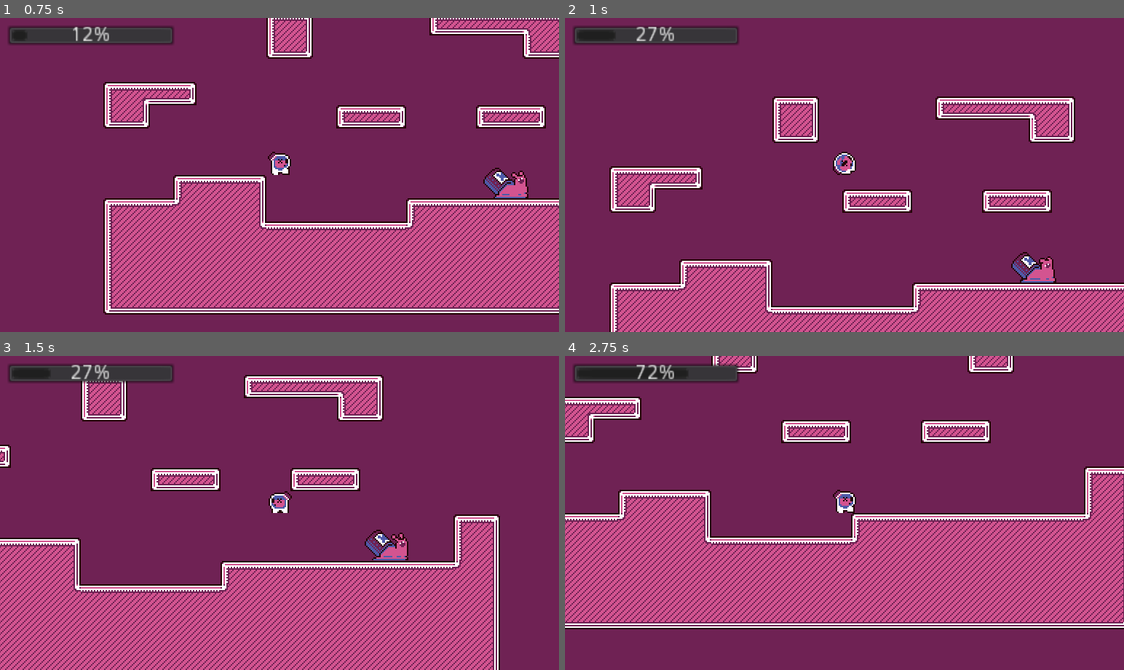
Above: before the commit, frames 1-4 (two rows, left to right).
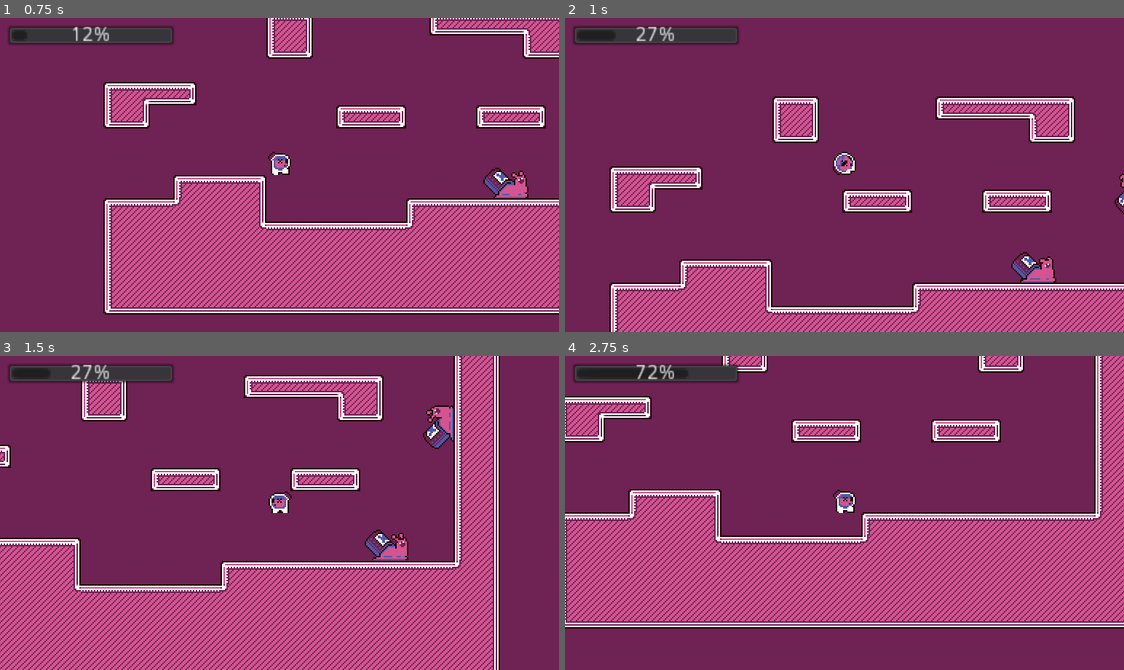
Above: after the commit, the same moments.

Repository: OceanBoy612/ludumdare21
Game: Godot game, scene res://Code/World/World.tscn
The game is run twice, just before and just after one commit, with the same random seed, the same clock (stepped at 60 frames per second) and the same inputs.
Inputs (mouse positions are in pixels of both pictures, inside the frame that each line leads up to):
- Up to frame 1 (0.75 s): move the mouse to (402, 159) at 0.52 s; press the mouse at (402, 159) at 0.53 s; hold Right (ui_right) from 0.53 s (still down)
- Up to frame 2 (1 s): keep holding Right (ui_right); tap Space (jump) at 0.77 s
- Up to frame 3 (1.5 s): keep holding Right (ui_right); move the mouse to (167, 528) at 1.27 s; release the mouse at (167, 528) at 1.28 s; click (167, 528) at 1.35 s
- Up to frame 4 (2.75 s): tap Space (jump) at 1.52 s; move the mouse to (900, 443) at 2.02 s; release Right (ui_right) at 2.03 s; press the mouse at (900, 443) at 2.03 s; hold Left (ui_left) from 2.03 s (still down)

Frame 1 is identical in both runs. In frame 2, less than 0.1% of the frame differs, in the area x 98-100%, y 49-63%; in frame 3, 3.7%; in frame 4, 24%, in the area x 0-100%, y 0-88%.

Commit message:
player can get hurt

Diff:
--- a/src/Code/Player/Player.gd
+++ b/src/Code/Player/Player.gd
@@ -7,6 +7,7 @@
 signal jumped
 signal landed
 signal shot
+signal died
 signal direction_changed
 
 
@@ -18,6 +19,8 @@
 export(float, 0, 100, 1) var shoot_cost: float = 30
 export(float, 0, 1000, 25) var knockback_strength: float = 250
 export(float, 0, 1, 0.05) var knockback_decay: float = 0.5
+export(float, 0, 1000, 25) var hurt_knockback_strength: float = 200
+export(float, 0, 20, 1) var health: float = 3
 
 
 onready var bullet_tscn = preload("res://Code/Player/Bullet/Bullet.tscn")
@@ -28,7 +31,7 @@
 var vel: Vector2 = Vector2()
 var knockback: Vector2 = Vector2()
 
-
+var immortal = false
 var last_jump_time = 0
 var jump_buffer_msecs = 100
 var last_shoot_time = 0
@@ -75,6 +78,18 @@
 	emit_signal("jumped")
 
 
+func hurt(amt:float, dir:Vector2):
+	if immortal:
+		return
+	health -= amt
+	if health <= 0:
+		emit_signal("died")
+	knockback += dir * hurt_knockback_strength
+	immortal = true
+	yield(get_tree().create_timer(0.2), "timeout")
+	immortal = false
+
+
 func _apply_knockback():
 	move_and_slide(knockback)
 	knockback *= knockback_decay
@@ -88,6 +103,12 @@
 	vel += Vector2(0, gravity) # gravity
 
 	vel = move_and_slide(vel, Vector2(0,-1))
+
+	for i in get_slide_count():
+		var col: KinematicCollision2D = get_slide_collision(i)
+		if col and "damage" in col.collider:
+			hurt(col.collider.damage, col.normal)
+
 	vel.x *= damping
 
 	if not was_on_floor and is_on_floor():
--- a/src/Code/Snail/Snail.gd
+++ b/src/Code/Snail/Snail.gd
@@ -6,6 +6,7 @@
 
 var move_dir: Vector2 = Vector2()
 var up_dir: Vector2 = Vector2()
+var damage: float = 1.0
 
 
 func _ready():
@@ -16,6 +17,12 @@
 	up_dir = Vector2(0, -1).rotated(rotation)
 	move_dir = Vector2(1,0).rotated(rotation)
 	move_and_slide_with_snap(move_dir * speed, up_dir)
+
+	for i in get_slide_count():
+		var col: KinematicCollision2D = get_slide_collision(i)
+		if col and col.collider.has_method("hurt"):
+			col.collider.hurt(1, -1*col.normal)
+			break
 
 	if can_turn():
 		turn()
--- a/src/Code/World/World.tscn
+++ b/src/Code/World/World.tscn
@@ -34,7 +34,7 @@
 cell_size = Vector2( 16, 16 )
 show_collision = true
 format = 1
-tile_data = PoolIntArray( 131079, 0, 0, 131080, 0, 2, 131086, 0, 196608, 131087, 0, 196609, 131088, 0, 196609, 131089, 0, 196609, 131090, 0, 6, 131091, 0, 2, 196615, 0, 131072, 196616, 0, 131074, 196626, 0, 131072, 196627, 0, 131074, 327680, 0, 0, 327681, 0, 5, 327682, 0, 196609, 327683, 0, 196610, 393216, 0, 131072, 393217, 0, 131074, 393226, 0, 196608, 393227, 0, 196609, 393228, 0, 196610, 393232, 0, 196608, 393233, 0, 196609, 393234, 0, 196610, 524311, 0, 0, 524312, 0, 2, 589827, 0, 0, 589828, 0, 1, 589829, 0, …(2149 unchanged characters)…
+tile_data = PoolIntArray( -65513, 0, 0, -65512, 0, 2, 23, 0, 65536, 24, 0, 65538, 65559, 0, 65536, 65560, 0, 65538, 131079, 0, 0, 131080, 0, 2, 131086, 0, 196608, 131087, 0, 196609, 131088, 0, 196609, 131089, 0, 196609, 131090, 0, 6, 131091, 0, 2, 131095, 0, 65536, 131096, 0, 65538, 196615, 0, 131072, 196616, 0, 131074, 196626, 0, 131072, 196627, 0, 131074, 196631, 0, 65536, 196632, 0, 65538, 262167, 0, 65536, 262168, 0, 65538, 327680, 0, 0, 327681, 0, 5, 327682, 0, 196609, 327683, 0, 196610, 327703, 0, 65536, 327704, 0, 65538, 393216, 0, 131072, 393217, 0, 131074, 393226, 0, 196608, 393227, 0, 196609, 393228, 0, 196610, 393232, 0, 196608, 393233, 0, 196609, 393234, 0, 196610, 393239, 0, 65536, 393240, 0, 65538, 458775, 0, 65536, 458776, 0, 65538, 524311, 0, 65536, 524312, 0, 65538, 589827, 0, 0, 589828, 0, 1, 589829, 0, …(2149 unchanged characters)…
 
 [node name="Player" parent="." instance=ExtResource( 1 )]
 position = Vector2( 86.8909, 49.4454 )
@@ -42,6 +42,11 @@
 gravity = 30.0
 jump_strength = 500.0
 knockback_strength = 375.0
+hurt_knockback_strength = 550.0
 
 [node name="Snail" parent="." instance=ExtResource( 6 )]
 position = Vector2( 232, 160 )
+
+[node name="Snail2" parent="." instance=ExtResource( 6 )]
+position = Vector2( 368, 136 )
+rotation = -1.57079
